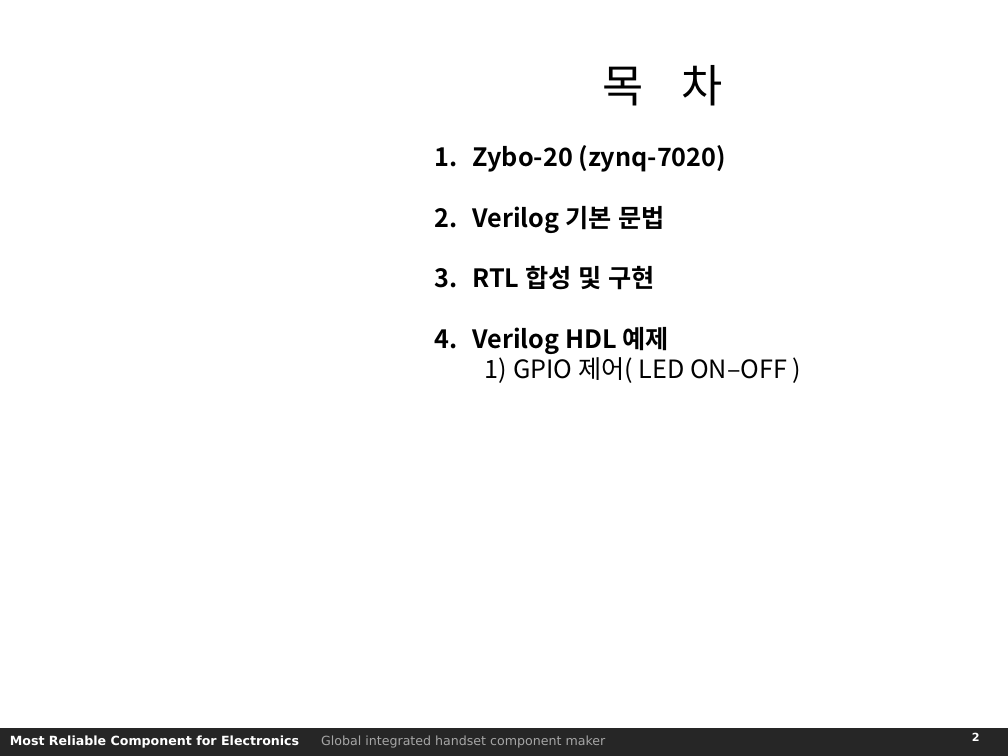
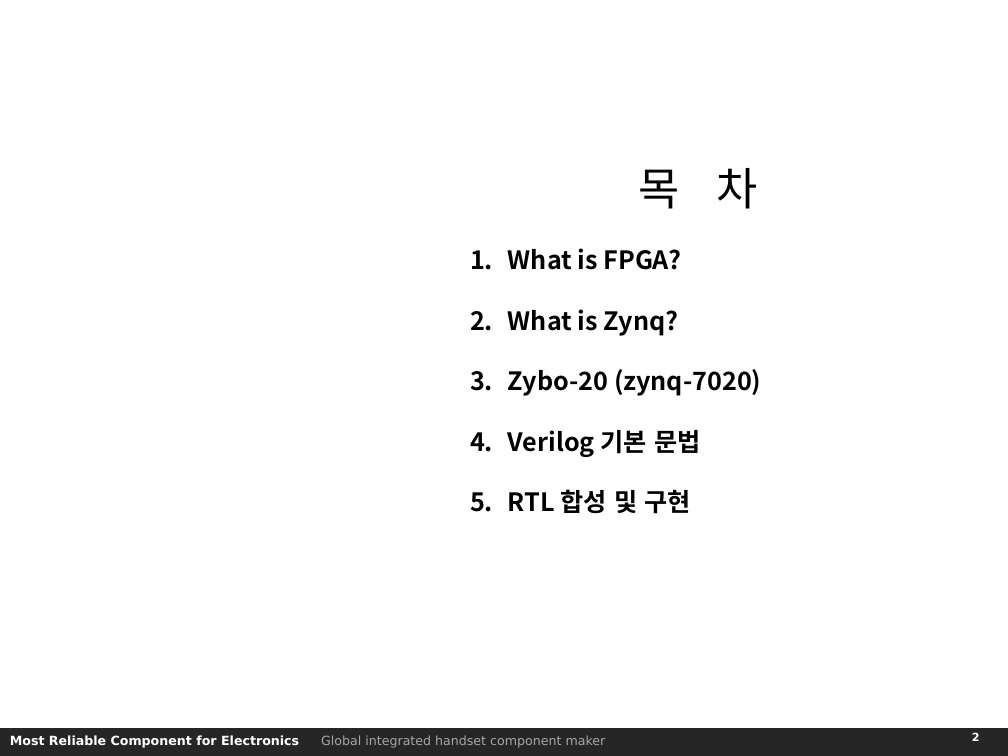
Before and after one commit to etcpartron/FPGA, a slide deck: slide 2 of 190307_FPGA_KSY.pptx. Drawn at 1008x756 pixels with LibreOffice and Linux fonts; fonts in the diff are those of the drawing; background and template pictures are left out. Boxes give left, top, right and bottom in pixels: in the first picture for what was removed or moved away, otherwise in the second. Text is boxed around its words. In the diff, an @@ line names an element or a change of style, - is before the commit and + after.

```diff
--- a/190307_FPGA_KSY.pptx
+++ b/190307_FPGA_KSY.pptx
@@ text "목 차": place and size @@
-text "목 차" at <box>472,65,787,383</box>
+text "목 차" at <box>508,168,761,514</box>
@@ text at <box>508,248,682,336</box>: paragraphs added @@
+1. What is FPGA?
+2. What is Zynq?
@@ text at <box>472,327,787,383</box>: paragraphs removed @@
-4. Verilog HDL 예제
-  1) GPIO 제어( LED ON–OFF )
```
Also in this commit, not shown: 5 other slides changed, 3 slides added, 2 slides removed.
